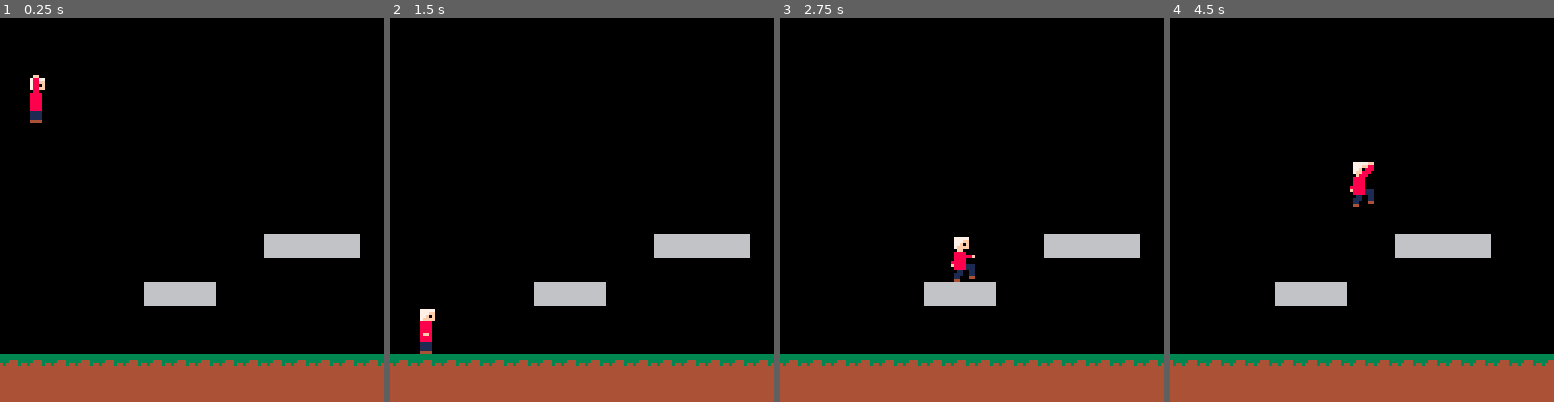
Above: before the commit, frames 1-4 (left to right).
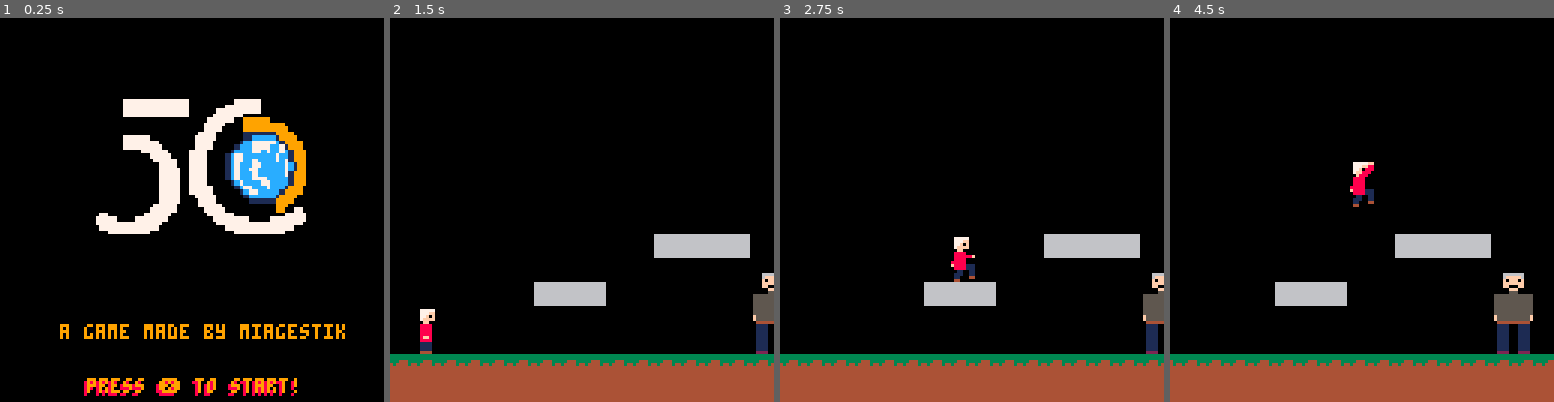
Above: after the commit, the same moments.

Repository: RemiFELIN/PICO8_SOPHIA_ANTIPOLIS
Game: PICO-8 cartridge miage.p8
The game is run twice, just before and just after one commit, with the same random seed, the same clock (stepped at 60 frames per second) and the same inputs.
Inputs:
- Up to frame 1 (0.25 s): no input
- Up to frame 2 (1.5 s): tap X (X key) at 0.33, 1.07 s
- Up to frame 3 (2.75 s): hold Right 1.6-2.1 s; tap X (X key) at 1.85 s; hold Right from 2.47 s (still down)
- Up to frame 4 (4.5 s): tap X (X key) at 2.97, 4.08 s; release Right at 3.03 s; hold Left 3.08-3.58 s; hold Right from 4.02 s (still down)

The runs differ from the first frame. In frame 1, 26% of the frame differs, in the area x 0-100%, y 14-100%; in frame 2, 0.8%; in frame 3, 0.8%; in frame 4, 1.5%.

Commit message:
ajout de l'intro et de commentaires

Diff:
--- a/miage.p8
+++ b/miage.p8
@@ -3,25 +3,46 @@
 __lua__
 function _init()
   player={
-    sp=1,
-    x=9,
-    y=9,
-    w=8,
-    h=8,
-    flp=false,
-    dx=0,
-    dy=0,
-    max_dx=2,
-    max_dy=3,
-    acc=0.5,
-    boost=4,
-    anim=0,
+    sp=1,--sprite du personnage
+    x=9,--position x initiale
+    y=9,--position y initiale
+    w=8,--width la largeur en pixel du perso
+    h=16,--height la hauteur en pixel du perso
+    flp=false,--flip, faux si vers la droite et vrai si vers la gauche
+    dx=0,--delta x, pour la vitesse de deplacement
+    dy=0,--delta y, pour la vitesse de saut/chute
+    max_dx=2,--vitesse max
+    max_dy=3,--vitesse max
+    acc=0.5,--acceleration, marche de pair avec delta x
+    boost=4,--  marche de pair avec delta y
+    anim=0,--animation , pour regler le temps entre chaque frame
     running=false,
     jumping=false,
     falling=false,
     landed=false
   }
-
+  menez={
+    sp=9,--sprite du personnage
+    x=120,--position x initiale
+    y=85,--position y initiale
+    w=16,--width la largeur en pixel du perso
+    h=30,--height la hauteur en pixel du perso
+    flp=false,--flip, faux si vers la droite et vrai si vers la gauche
+    dx=0,--delta x, pour la vitesse de deplacement
+    dy=0,--delta y, pour la vitesse de saut/chute
+    max_dx=0,--vitesse max
+    max_dy=0,--vitesse max
+    acc=0.0,--acceleration, marche de pair avec delta x
+    boost=0,--  marche de pair avec delta y
+    anim=0,--animation , pour regler le temps entre chaque frame
+    running=false,
+    jumping=false,
+    falling=false,
+    landed=true
+  }
+--variable globale
+  chrono=0 --sert pour animé le press x to play
+  game_state="menu"
   gravity=0.3
   friction=0.85
 
@@ -37,8 +58,17 @@
 --update and draw
 
 function _update()
-  player_update()
-  player_animate()
+
+  if game_state == "menu" then
+    if (btn(5)) then
+      game_state = "game"
+    end
+  end
+
+  if game_state == "game" then
+    player_update()
+    player_animate()
+  end
 
   --simple camera
   cam_x=player.x-64+(player.w/2)
@@ -51,11 +81,6 @@
   camera(cam_x,0)
  end
 
-function _draw()
-  cls()
-  map(0,0)
-  spr(player.sp,player.x,player.y,1,2,player.flp)
-end
 
 -->8
 --collisions
@@ -94,10 +119,10 @@
  print(mget(x1,y1), 8, 7, 3)
 
 
- if fget(mget(x1,y1+1), flag)
- or fget(mget(x1,y2+1), flag)
- or fget(mget(x2,y1+1), flag)
- or fget(mget(x2,y2+1), flag) then
+ if fget(mget(x1,y1), flag)
+ or fget(mget(x1,y2), flag)
+ or fget(mget(x2,y1), flag)
+ or fget(mget(x2,y2), flag) then
    return true
  else
    return false
@@ -114,12 +139,12 @@
   player.dx*=friction
 
   --controls
-  if btn(0) then
+  if btn(0) and game_state == "game" then
     player.dx-=player.acc
     player.running=true
     player.flp=true
   end
-  if btn(1) then
+  if btn(1) and game_state == "game" then
     player.dx+=player.acc
     player.running=true
     player.flp=false
@@ -135,7 +160,7 @@
   end
 
   --jump
-  if btnp(5)
+  if btnp(5) and game_state == "game"
   and player.landed then
     player.dy-=player.boost
     player.landed=false
@@ -220,6 +245,98 @@
 end
 
 
+function _draw()
+  cls()
+  --Menu
+  if game_state == "menu" then
+    intro()
+    -- rectfill(0,0,128,128,0)
+    -- print('a game by @miagestik',23,43,7)
+    -- print('press O button to start',14,63,7)
+    -- for i=0,15 do
+    --   spr(64,i*8,120)
+    -- end
+    -- spr(1,56,104,1,2)
+  end
+  if game_state == "game" then
+    map(0,0)
+    spr(player.sp,player.x,player.y,1,2,player.flp)
+    spr(menez.sp,menez.x,menez.y,2,4)
+  end
+
+end
+
+
+function intro()
+  titre="press ❎ to start!"
+  chrono=(chrono+0.5)%10
+ -- spr(128,39,45,64,32)
+  sspr(0, 64, 64, 32, 27,27,96,48) -- draw the 32 x 64 image from (0, 64) at screen location (27, 27) but stretched to 96 x 48
+  --print("50 ans de sophia",36,15,3)
+	print("a game made by miagestik",20,102,9)
+	if (chrono<5) then
+		print(titre,28,121,8)
+		print(titre,29,120,9)
+	else
+		print(titre,28,120,8)
+		print(titre,29,119,10)
+	end
+end
+…(55 lines of a section not shown)…
 
 
 
Not shown, changed: 81 lines of the sprite sheet (__gfx__) section of miage.p8
